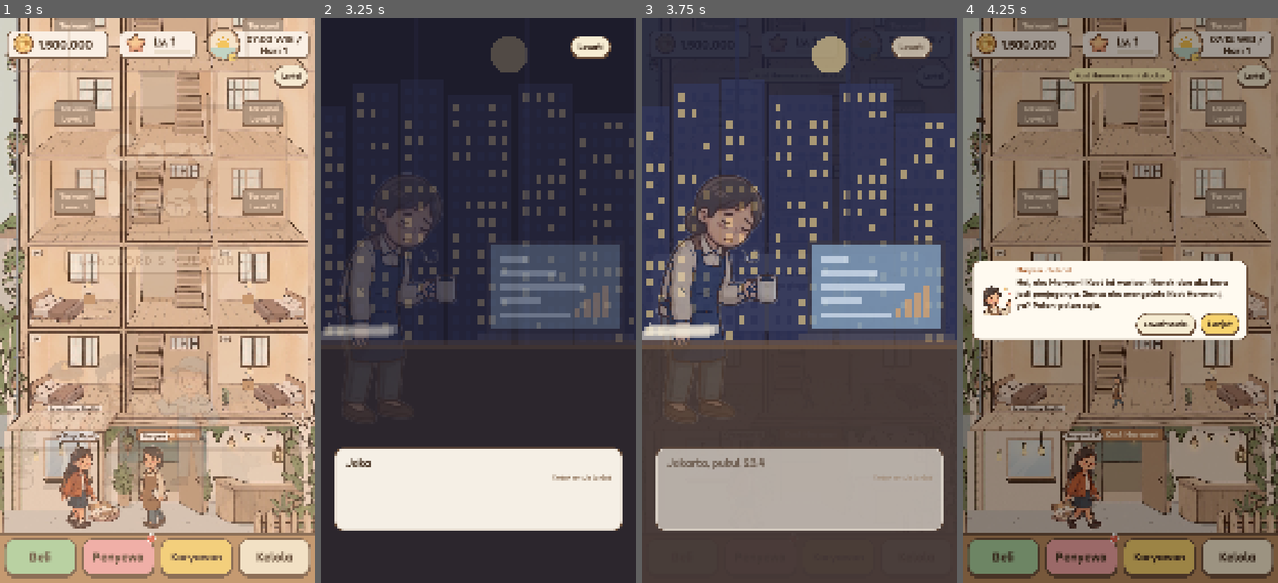
Above: before the commit, frames 1-4 (left to right).
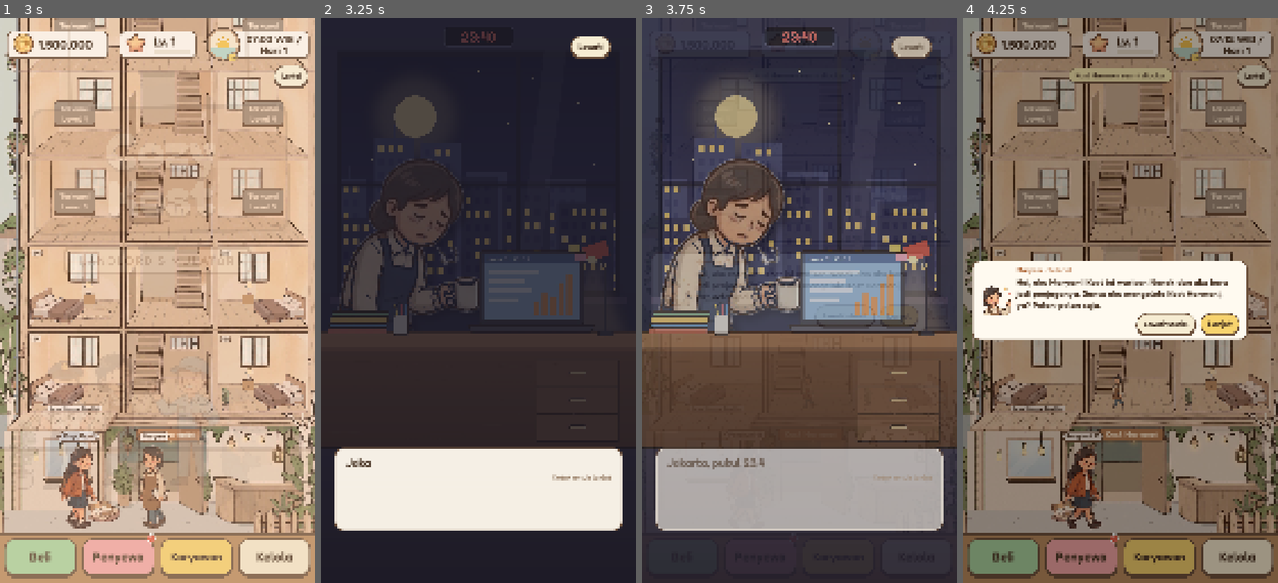
Above: after the commit, the same moments.

Repository: illuminaldi/kost-simulator
Game: Godot game, scene res://main.tscn
Same seed, same stepped clock (60 frames per second), same inputs: the game is played once before the commit and once after it.
Inputs (mouse positions are in pixels of both pictures, inside the frame that each line leads up to):
- Up to frame 1 (3 s): click "Lantai" at 0.5 s; click "Lantai" at 1.25 s; click "Lantai" at 2 s; move the mouse to (226, 272) at 2.77 s; click (226, 272) at 2.92 s
- Up to frame 2 (3.25 s): no input
- Up to frame 3 (3.75 s): click "Lewati" at 3.5 s
- Up to frame 4 (4.25 s): no input

Frame 1 is identical in both runs. In frame 2, 14% of the frame differs, in the area x 0-100%, y 2-73%; in frame 3, 31%, in the area x 0-100%, y 1-100%; in frame 4, nothing differs.

Commit message:
Adegan kantor & resign digambar ulang (Maryam rapi di balik meja, jendela kota malam/pagi); Toko Diamond visual + tab Diamond di menu Beli
Co-Authored-By: Claude Opus 5.5 <noreply@anthropic.com>
Claude-Session: https://claude.ai/code/session_01Qh4sa6soQXJGE6SW4kVq6K

Diff:
--- a/godot/scripts/cutscene.gd
+++ b/godot/scripts/cutscene.gd
@@ -212,49 +212,11 @@
 			c.add_child(paper)
 			_ken(paper, 0.94, 1.0, Vector2(189, 330), Vector2(189, 280), 7.0)
 		"office", "resign":
-			var sky := ColorRect.new()
-			sky.color = Color("1f2340")
-			sky.size = c.size
-			c.add_child(sky)
-			var city := _City.new()
-			c.add_child(city)
-			# Bingkai jendela kantor
-			for x in [0.0, 470.0, 950.0, 1418.0]:
-				var fr := ColorRect.new()
-				fr.color = Color("2b2f4f")
-				fr.position = Vector2(x, 0)
-				fr.size = Vector2(20, 1500)
-				c.add_child(fr)
-			var m := TextureRect.new()
-			m.texture = load("res://assets/story/maryam_kantor_%s.png" % ("tired_L" if kind == "office" else "idle_L"))
-			m.expand_mode = TextureRect.EXPAND_IGNORE_SIZE
-			m.stretch_mode = TextureRect.STRETCH_KEEP_ASPECT
-			m.size = Vector2(640, 1080)
-			m.position = Vector2(130, 760)
-			c.add_child(m)
-			var desk := ColorRect.new()
-			desk.color = Color("5b4636")
-			desk.position = Vector2(0, 1500)
-			desk.size = Vector2(D.IW, 1100)
-			c.add_child(desk)
-			var top := ColorRect.new()
-			top.color = Color("7a5d46")
-			top.position = Vector2(0, 1480)
-			top.size = Vector2(D.IW, 40)
-			c.add_child(top)
-			var lap := _Laptop.new()
-			lap.resign = kind == "resign"
-			lap.position = Vector2(780, 1046)
-			c.add_child(lap)
-			if kind == "office":
-				for i in range(3):
-					var paper := ColorRect.new()
-					paper.color = Color("eee6d6")
-					paper.position = Vector2(60 + i * 20, 1440 - i * 18)
-					paper.size = Vector2(300, 40)
-					paper.rotation = -0.05 + i * 0.04
-					c.add_child(paper)
-			_ken(c, 1.06, 1.0, Vector2(-30, -20), Vector2(0, 0), 9.0)
+			# Ilustrasi kantor utuh (malam lembur / pagi resign), kamera pelan mendekat.
+			var tex: Texture2D = load("res://assets/story/office_%s.jpg" % kind)
+			var b := _tex_rect(tex, Rect2(Vector2.ZERO, tex.get_size()), Vector2.ZERO, Vector2(D.IW, D.IH))
+			c.add_child(b)
+			_ken(b, 1.0, 1.06, Vector2.ZERO, Vector2(0, -30), 9.0)
 		"old":
 			var bg := ColorRect.new()
 			bg.color = Color("efe3cf")
@@ -371,71 +333,3 @@
 		for i in range(pts.size()):
 			var a := clampf(t * 0.8 - i * 0.6, 0.0, 1.0)
 			draw_circle(pts[i], 150, Color(1, 0.85, 0.5, 0.18 * a))
-
-
-## Gedung-gedung kota di luar jendela kantor, jendelanya berkelip.
-class _City extends Control:
-	var t := 0.0
-	var _b := []
-	func _ready() -> void:
-		size = Vector2(D.IW, 1500)
-		mouse_filter = Control.MOUSE_FILTER_IGNORE
-		var rng := RandomNumberGenerator.new()
-		rng.seed = 7
-		var x := -40.0
-		while x < D.IW:
-			var w := rng.randf_range(160, 300)
-			var h := rng.randf_range(500, 1250)
-			_b.append([x, w, h, rng.randi()])
-			x += w + rng.randf_range(10, 40)
-	func _process(dt: float) -> void:
-		t += dt
-		queue_redraw()
-	func _draw() -> void:
-		draw_circle(Vector2(880, 250), 80, Color("f6dd9a"))
-		for b in _b:
-			var r := Rect2(b[0], 1500 - b[2], b[1], b[2])
-			draw_rect(r, Color("343a63"))
-			var rng := RandomNumberGenerator.new()
-			rng.seed = b[3]
-			var yy := r.position.y + 40
-			while yy < 1460:
-				var xx := r.position.x + 24
-				while xx < r.end.x - 40:
-					var on := rng.randf() < 0.45
-					var blink := sin(t * 1.3 + xx * 0.07 + yy * 0.03) > 0.92
-					if on and not blink:
-						draw_rect(Rect2(xx, yy, 26, 34), Color("f7d98a"))
-					else:
-						draw_rect(Rect2(xx, yy, 26, 34), Color("2a2f52"))
-					xx += 52
-				yy += 70
-
-
-## Laptop di meja; adegan "resign" menampilkan surat pengunduran diri.
-class _Laptop extends Control:
-	var resign := false
-	var t := 0.0
-	func _ready() -> void:
-		size = Vector2(640, 440)
-		mouse_filter = Control.MOUSE_FILTER_IGNORE
-	func _process(dt: float) -> void:
-		t += dt
-		queue_redraw()
-	func _draw() -> void:
-		draw_rect(Rect2(0, 0, 600, 400), Color("3d3a44"))
-		draw_rect(Rect2(22, 22, 556, 356), Color("e9f1fb") if resign else Color("9cc3e6"))
-		draw_rect(Rect2(-40, 400, 680, 34), Color("57535e"))
-		var f := ThemeDB.fallback_font
-		if resign:
-			var lines := ["Kepada Yth. Direksi,", "", "Dengan ini saya", "mengundurkan diri", "dari jabatan saya.", "", "Hormat saya,", "Maryam"]
-			var n := mini(lines.size(), int(t * 3.0))
-			for i in range(n):
-				draw_string(f, Vector2(50, 70 + i * 40), lines[i], HORIZONTAL_ALIGNMENT_LEFT, -1, 30, Color("2b2b38"))
-		else:
-			for i in range(5):
-				var w := 120.0 + 60.0 * float((i * 37) % 5)
-				draw_rect(Rect2(60, 70 + i * 60, w, 26), Color("eaf3ff"))
-			for i in range(4):
-				var bh := 40.0 + 30.0 * float((i * 13) % 4)
-				draw_rect(Rect2(380 + i * 40, 330 - bh, 26, bh), Color("f2a65a"))
--- a/godot/scripts/ui.gd
+++ b/godot/scripts/ui.gd
@@ -609,9 +609,13 @@
 	# Tab
 	var tabs := HBoxContainer.new()
 	tabs.add_theme_constant_override("separation", 10)
-	for t in [["perabot", "Perabot"], ["ruang", "Kamar & Ruang"], ["layanan", "Layanan"]]:
+	for t in [["perabot", "Perabot"], ["ruang", "Ruang"], ["layanan", "Layanan"], ["diamond", "Diamond"]]:
 		var key: String = t[0]
-		tabs.add_child(_btn(t[1], D.C_YELLOW if tray_tab == key else Color.WHITE, func(): tray_tab = key; _build_tray(), false, true))
+		tabs.add_child(_btn(t[1], D.C_YELLOW if tray_tab == key else Color.WHITE, func():
+			if key == "diamond": open_sheet("toko")
+			else:
+				tray_tab = key
+				_build_tray(), false, true))
 	tray_box.add_child(tabs)
 	# Petunjuk + status pengiriman
 	var info := ""
@@ -1059,7 +1063,7 @@
 	box.add_child(top)
 	var tabs := HBoxContainer.new()
 	tabs.add_theme_constant_override("separation", 10)
-	for t in [["perabot", "Perabot"], ["ruang", "Kamar & Ruang"], ["layanan", "Layanan"]]:
+	for t in [["perabot", "Perabot"], ["ruang", "Ruang"], ["layanan", "Layanan"], ["diamond", "Diamond"]]:
 		var key: String = t[0]
 		tabs.add_child(_btn(t[1], D.C_YELLOW if tray_tab == key else Color.WHITE, func(): tray_tab = key; buy_confirm = ""; refresh_sheet(), false, true))
 	box.add_child(tabs)
@@ -1110,8 +1114,8 @@
 				var ap: Dictionary = D.APPS[k]
 				var on: bool = game.has_app(k)
 				_buy_row("app:" + k, load("res://assets/fac/%s.svg" % k), ap.n, ap.tag + " · " + D.short(ap.month) + "/bulan", "Akt …(196 unchanged characters)…
-			var dv := _card()
-			_row(dv, _label("Toko Diamond · %d Diamond" % int(game.W.diamonds), 38), _btn("Buka", D.C_CREAM, func(): open_sheet("toko")))
+		"diamond":
+			_shop_view()
 
 
 func _buy_row(key: String, tex: Texture2D, title: String, desc: String, sub: String, price: float, ok: bool, verb: String, fn: Callable, money_now := true, unit := "") -> void:
@@ -1184,25 +1188,100 @@
 
 
 func _sheet_toko() -> void:
+	_header("Toko Diamond")
+	_shop_view()
+
+
+const SHOP_PIC := {"tiket1": "ticket_1", "tiket5": "ticket_5", "uang1": "money_bag", "uang2": "money_chest"}
+const SHOP_BADGE := {"tiket5": "Hemat 20%", "uang2": "Paling untung"}
+const PACK_PIC := ["gem_s", "gem_m", "gem_l"]
+const PACK_BADGE := ["", "Populer", "Terbaik"]
+
+
+## Toko Diamond yang visual: dompet di atas, kartu bergambar untuk tiap barang, lalu paket Diamond.
+func _shop_view() -> void:
 	var Wl: Dictionary = game.W
-	_header("Toko")
-	var top := _card()
-	_row(top, _label("Diamond kamu", 38), _label("%d" % int(Wl.diamonds), 44, Color("2f5d7c"), true))
-	_row(top, _label("Tiket Ngebut", 38), _label("%d" % int(Wl.tickets), 44, D.C_INK, true))
+	# Dompet
+	var wp := PanelContainer.new()
+	var wsb := _sb(Color("2f5d7c"), 5, 36, 34, 26)
+	wp.add_theme_stylebox_override("panel", wsb)
+	var wh := HBoxContainer.new()
+	wh.add_theme_constant_override("separation", 26)
+	wh.alignment = BoxContainer.ALIGNMENT_CENTER
+	for it in [["res://assets/shop/gem_s.png", "%d" % int(Wl.diamonds), "Diamond"], ["res://assets/shop/ticket_1.png", "%d" % int(Wl.tickets), "Tiket Ngebut"]]:
+		var tr := TextureRect.new()
+		tr.texture = load(it[0])
+		tr.expand_mode = TextureRect.EXPAND_IGNORE_SIZE
+		tr.stretch_mode = TextureRect.STRETCH_KEEP_ASPECT_CENTERED
+		tr.custom_minimum_size = Vector2(120, 120)
+		wh.add_child(tr)
+		var vv := VBoxContainer.new()
+		vv.add_theme_constant_override("separation", 0)
+		vv.add_child(_label(it[1], 60, Color("fff6e6")))
+		vv.add_child(_label(it[2], 28, Color("cfe6f5"), true))
+		vv.size_flags_horizontal = Control.SIZE_EXPAND_FILL
+		wh.add_child(vv)
+	wp.add_child(wh)
+	box.add_child(wp)
 	var tt: String = game.turbo_text()
-	if tt != "": top.add_child(_text("Mode 2x masih aktif: sisa %s di game." % tt, 30, Color("2f7a2a")))
+	if tt != "": box.add_child(_text("Mode 2x masih aktif: sisa %s di game." % tt, 30, Color("2f7a2a")))
+	box.add_child(_label("Tukar Diamond", 42))
+	var g := GridContainer.new()
+	g.columns = 2
+	g.add_theme_constant_override("h_separation", 22)
+	g.add_theme_constant_override("v_separation", 22)
+	box.add_child(g)
 	for k in game.SHOP:
 		var it: Dictionary = game.SHOP[k]
-		var v := _card()
 		var desc: String = it.d
-		if it.has("money"): desc = "+%s ke kas kost" % D.rp(game.shop_money(k))
-		_row(v, _label(it.n, 38), _btn("%d Diamond" % int(it.cost), D.C_YELLOW, func(): _do("shop", k), int(Wl.diamonds) < int(it.cost)))
-		v.add_child(_text(desc, 30, D.C_MUTED))
-	var dv := _card()
-	dv.add_child(_label("Beli Diamond", 40))
+		if it.has("money"): desc = "+%s ke kas kost" % D.short(game.shop_money(k))
+		var cost := int(it.cost)
+		g.add_child(_shop_card(SHOP_PIC.get(k, "gem_s"), it.n, desc, SHOP_BADGE.get(k, ""),
+			_btn("%d Diamond" % cost, D.C_YELLOW, func(): _do("shop", k), int(Wl.diamonds) < cost, true, "Diamond belum cukup (punya %d, butuh %d)." % [int(Wl.diamonds), cost])))
+	box.add_child(_label("Isi Diamond", 42))
+	var g2 := GridContainer.new()
+	g2.columns = 3
+	g2.add_theme_constant_override("h_separation", 18)
+	g2.add_theme_constant_override("v_separation", 18)
+	box.add_child(g2)
+	var i := 0
 	for pk in game.DIAMOND_PACKS:
-		_row(dv, _label("%s Diamond" % pk[0], 34), _label(pk[1], 34, D.C_MUTED, true))
-	dv.add_child(_text("Pembelian Diamond lewat Google Play tersedia di aplikasi Android (segera hadir). Di versi web ini belum bisa membeli.", 30, D.C_MUTED))
+		g2.add_child(_shop_card(PACK_PIC[i], "%s Diamond" % pk[0], "", PACK_BADGE[i],
+			_btn(pk[1], D.C_GREEN, func(): pass, true, true, "Pembelian Diamond tersedia di aplikasi Android (segera hadir)."), 170.0))
+		i += 1
+	box.add_child(_text("Pembelian Diamond lewat Google Play tersedia di aplikasi Android (segera hadir). Di versi web, Diamond didapat dari hadiah awal.", 28, D.C_MUTED))
+
+
+func _shop_card(pic: String, title: String, desc: String, badge: String, btn: Button, img := 220.0) -> Control:
+	var p := PanelContainer.new()
+	p.add_theme_stylebox_override("panel", _sb(Color("fffaf2"), 5, 34, 18, 18, Color("e2d3bd")))
+	p.size_flags_horizontal = Control.SIZE_EXPAND_FILL
+	var v := VBoxContainer.new()
+	v.add_theme_constant_override("separation", 8)
+	v.alignment = BoxContainer.ALIGNMENT_CENTER
+	p.add_child(v)
+	if badge != "":
+		var bp := PanelContainer.new()
+		bp.add_theme_stylebox_override("panel", _sb(Color("e98b7a"), 3, 20, 16, 4))
+		bp.add_child(_label(badge, 26, Color("fff6e6")))
+		bp.size_flags_horizontal = Control.SIZE_SHRINK_CENTER
+		v.add_child(bp)
+	var tr := TextureRect.new()
+	tr.texture = load("res://assets/shop/%s.png" % pic)
+	tr.expand_mode = TextureRect.EXPAND_IGNORE_SIZE
+	tr.stretch_mode = TextureRect.STRETCH_KEEP_ASPECT_CENTERED
+	tr.custom_minimum_size = Vector2(img, img)
+	v.add_child(tr)
+	var tl := _label(title, 34)
+	tl.horizontal_alignment = HORIZONTAL_ALIGNMENT_CENTER
+	tl.autowrap_mode = TextServer.AUTOWRAP_WORD_SMART
+	v.add_child(tl)
+	if desc != "":
+		var dl := _text(desc, 26, D.C_MUTED)
+		dl.horizontal_alignment = HORIZONTAL_ALIGNMENT_CENTER
+		v.add_child(dl)
+	v.add_child(btn)
+	return p
 
 
 func _sheet_preman() -> void:
Binary file added: godot/assets/shop/gem_l.png
Not shown, added: godot/assets/shop/gem_l.png.import
Binary file added: godot/assets/shop/gem_m.png
Not shown, added: godot/assets/shop/gem_m.png.import
Binary file added: godot/assets/shop/gem_s.png
Not shown, added: godot/assets/shop/gem_s.png.import
Binary file added: godot/assets/shop/money_bag.png
Not shown, added: godot/assets/shop/money_bag.png.import
Binary file added: godot/assets/shop/money_chest.png
Not shown, added: godot/assets/shop/money_chest.png.import
Binary file added: godot/assets/shop/ticket_1.png
Not shown, added: godot/assets/shop/ticket_1.png.import
(and 8 more such lines)
